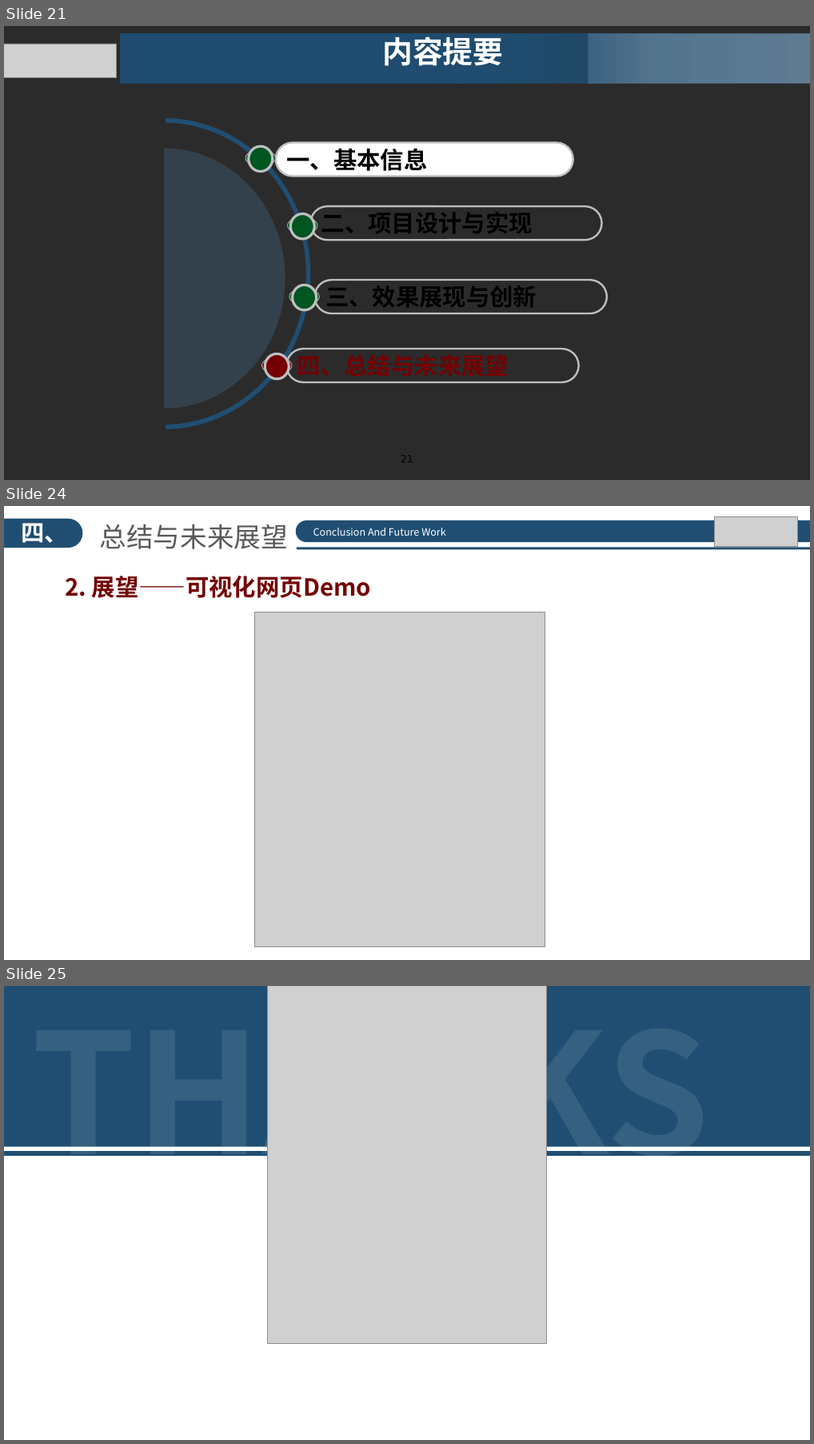
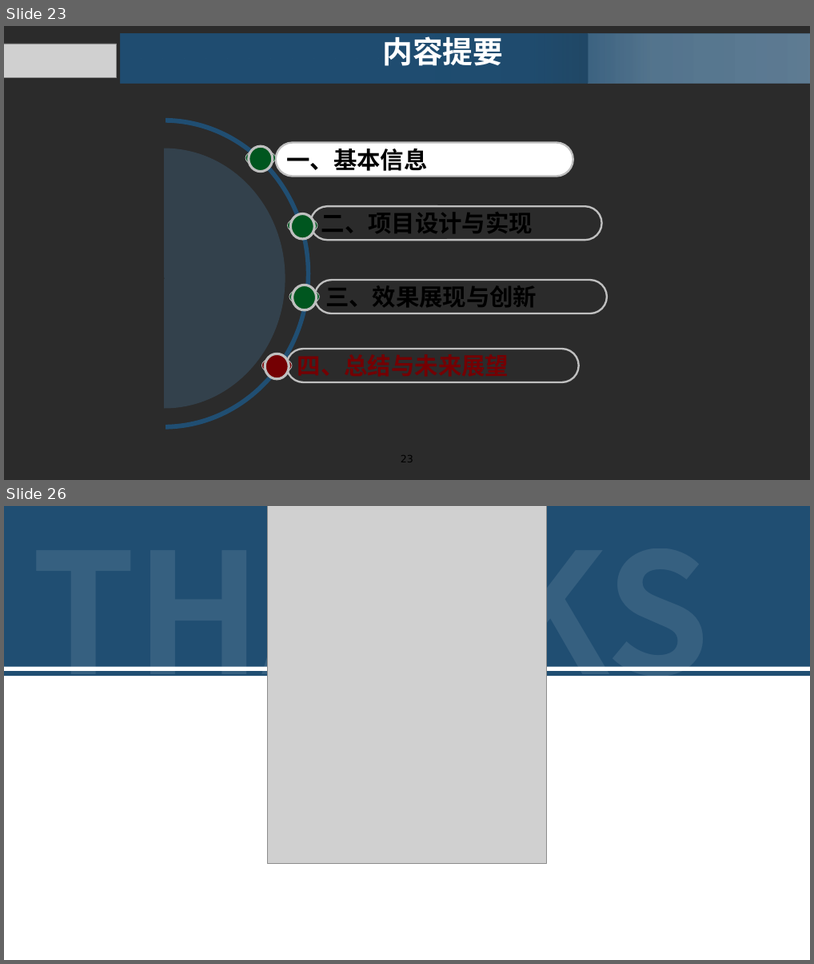
Before and after one commit to hrpccs/CrashCrawler, a slide deck: doc/Crashcrawler_SYSU.pptx. Shown one above the other, each under a label of ours: slides 21, 24 and 25 before the commit, slides 23 and 26 after it; the slides between them are not shown. The pictures are 814x1444 and 814x964 pixels, drawn with LibreOffice and Linux fonts; fonts in the diff are those of the drawing; grey boxes stand for pictures; background and template pictures are left out; a plain dark background stands for a picture behind light text. Boxes give left, top, right and bottom in pixels: in the first picture for what was removed or moved away, otherwise in the second. Text is boxed around its words. In the diff, an @@ line names an element or a change of style, - is before the commit and + after.

```diff
--- a/doc/Crashcrawler_SYSU.pptx
+++ b/doc/Crashcrawler_SYSU.pptx
@@ slide 24 removed at bbox=[4, 506, 810, 960], background picture (left out) @@
@@ group removed at bbox=[4, 516, 810, 549]: 3 rounded rectangles, 2 texts, 1 picture, 1 rectangle @@
-四、
-总结与未来展望
-Conclusion And Future Work
@@ text removed at bbox=[65, 576, 371, 598] @@
-2. 展望——可视化网页Demo
@@ picture removed at bbox=[255, 612, 546, 947] @@
@@ what was slide 21 is now slide 23 @@
@@ page number at bbox=[401, 455, 414, 462]: text changed @@
-21
+23
@@ what was slide 25 is now slide 26 @@
```
Also in this commit, not shown: 5 slides changed, 2 slides added, 2 other files.
